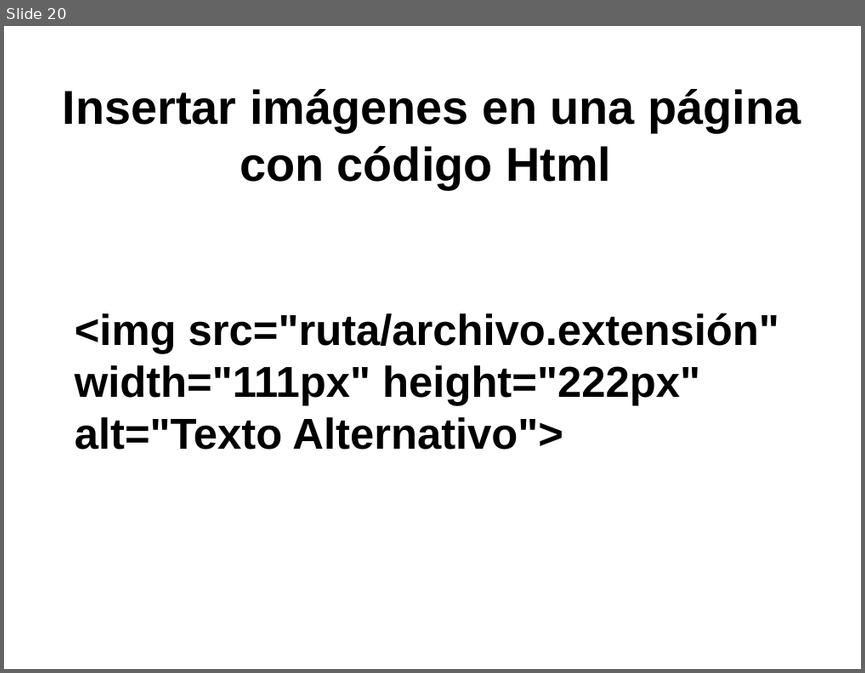
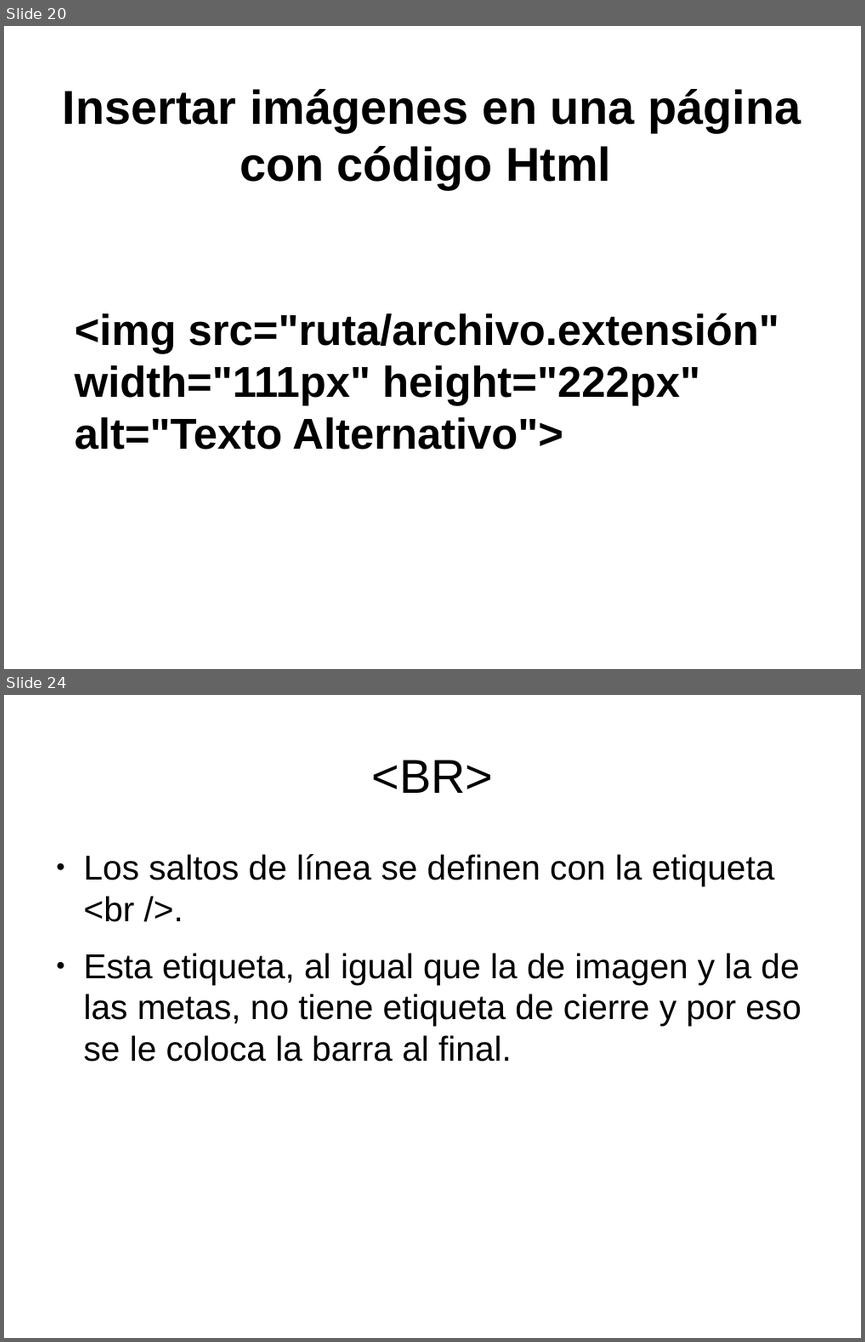
Before and after one commit to toblerone554/CampusInfantil2016, a slide deck: Veteranos/html/PresentaciónHTML.odp. Shown one above the other, each under a label of ours: slide 20 before the commit, slides 20 and 24 after it; the slides between them are not shown. The pictures are 865x673 and 865x1342 pixels, drawn with LibreOffice and Linux fonts; fonts in the diff are those of the drawing. Boxes give left, top, right and bottom in pixels: in the first picture for what was removed or moved away, otherwise in the second. Text is boxed around its words. In the diff, an @@ line names an element or a change of style, - is before the commit and + after.

```diff
--- a/Veteranos/html/PresentaciónHTML.odp
+++ b/Veteranos/html/PresentaciónHTML.odp
@@ slide 24 added at box(4, 695, 861, 1338), background #FFFFFF @@
@@ title added at box(371, 760, 493, 793), 44 pt, text #000000 @@
+<BR>
@@ text added at box(84, 854, 801, 1061), 32 pt, text #000000 @@
+● Los saltos de línea se definen con la etiqueta <br />.
+● Esta etiqueta, al igual que la de imagen y la de las metas, no tiene etiqueta de cierre y por eso se le coloca la barra al final.
```
Also in this commit, not shown: 9 other slides added, 1 slide removed, 8 other files.
